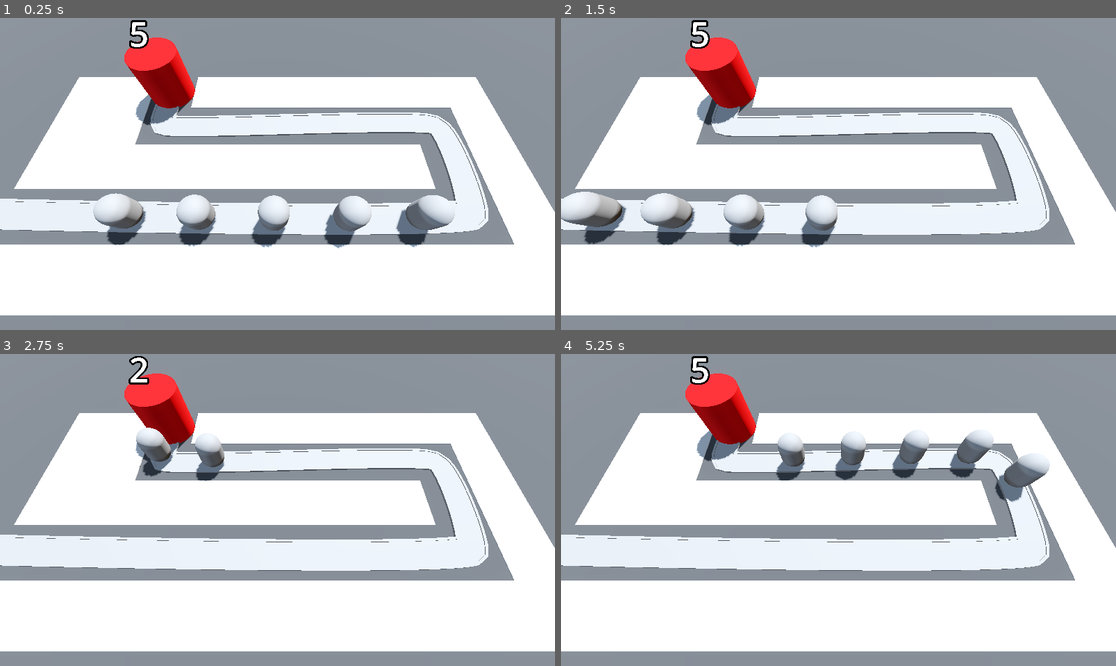
Above: before the commit, frames 1-4 (two rows, left to right).
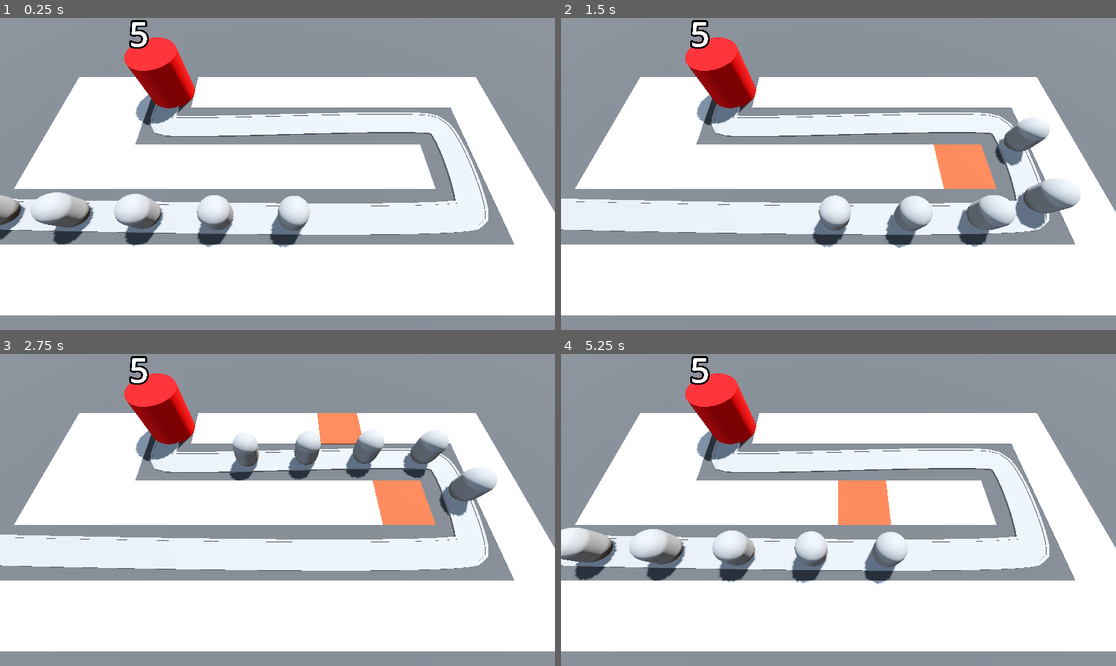
Above: after the commit, the same moments.

Repository: MireiaGonzalez/3d-tower-defence
Game: Godot game, scene res://BaseLevel.tscn
Same seed, same stepped clock (60 frames per second), same inputs: the game is played once before the commit and once after it.
Inputs (mouse positions are in pixels of both pictures, inside the frame that each line leads up to):
- Up to frame 1 (0.25 s): no input
- Up to frame 2 (1.5 s): move the mouse to (960, 158) at 0.52 s; press the mouse at (960, 158) at 0.53 s; move the mouse to (727, 189) at 1.27 s; release the mouse at (727, 189) at 1.28 s; click (727, 189) at 1.35 s
- Up to frame 3 (2.75 s): move the mouse to (333, 441) at 2.02 s; press the mouse at (333, 441) at 2.03 s
- Up to frame 4 (5.25 s): move the mouse to (810, 572) at 2.77 s; release the mouse at (810, 572) at 2.78 s; click (810, 572) at 2.85 s; move the mouse to (1005, 556) at 3.52 s; press the mouse at (1005, 556) at 3.53 s; move the mouse to (672, 463) at 4.27 s; release the mouse at (672, 463) at 4.28 s; click (672, 463) at 4.35 s; move the mouse to (866, 510) at 5.02 s; press the mouse at (866, 510) at 5.03 s

The runs differ from the first frame. In frame 1, 6.4% of the frame differs, in the area x 0-82%, y 55-74%; in frame 2, 8.3%; in frame 3, 6.5%; in frame 4, 8.3%, in the area x 0-89%, y 24-74%.

Commit message:
Added ray cast to detect mouse location, update gridmap cells on mouse click, change cursor to pointer if hovering an interactable cell

Diff:
--- a/BaseLevel.tscn
+++ b/BaseLevel.tscn
@@ -1,5 +1,6 @@
-[gd_scene load_steps=9 format=3 uid="uid://bu4do6gatvb0p"]
+[gd_scene load_steps=10 format=3 uid="uid://bu4do6gatvb0p"]
 
+[ext_resource type="PackedScene" uid="uid://cqljg717mr2em" path="res://RayPickerCamera/ray_picker_camera.tscn" id="1_knq2t"]
 [ext_resource type="MeshLibrary" uid="uid://cslkxmctddnv" path="res://MeshLibraries/SpaceLibrary.tres" id="1_lvb7b"]
 [ext_resource type="PackedScene" uid="uid://cqx0o5lovomkb" path="res://Enemy/enemy.tscn" id="2_5x8ra"]
 [ext_resource type="PackedScene" uid="uid://cxp15nah6flwq" path="res://Base/base.tscn" id="3_o2j4u"]
@@ -41,8 +42,9 @@
 size = Vector3(100, 2, 100)
 material = SubResource("StandardMaterial3D_lvb7b")
 
-[node name="Camera3D" type="Camera3D" parent="."]
+[node name="RayPickerCamera" parent="." node_paths=PackedStringArray("gridmap") instance=ExtResource("1_knq2t")]
 transform = Transform3D(1, 0, 0, 0, 0.422618, 0.906308, 0, -0.906308, 0.422618, 0, 14.5, 9.5)
+gridmap = NodePath("../GridMap")
 
 [node name="GridMap" type="GridMap" parent="."]
 mesh_library = ExtResource("1_lvb7b")
--- a/Enemy/enemy.tscn
+++ b/Enemy/enemy.tscn
@@ -9,7 +9,7 @@
 [node name="Enemy" type="PathFollow3D"]
 loop = false
 script = ExtResource("1_2pb1h")
-speed = 50.0
+speed = 15.0
 
 [node name="MeshInstance3D" type="MeshInstance3D" parent="."]
 transform = Transform3D(1, 0, 0, 0, 1, 0, 0, 0, 1, 0, 1.5, 0)
--- /dev/null
+++ b/RayPickerCamera/ray_picker_camera.gd
@@ -0,0 +1,23 @@
+extends Camera3D
+
+@export var gridmap: GridMap
+
+@onready var ray_cast_3d: RayCast3D = $RayCast3D
+
+# Called every frame. 'delta' is the elapsed time since the previous frame.
+func _process(delta: float) -> void:
+	var mouse_position: Vector2 = get_viewport().get_mouse_position()
+	ray_cast_3d.target_position = project_local_ray_normal(mouse_position) * 100
+	ray_cast_3d.force_raycast_update()
+
+	if ray_cast_3d.is_colliding():
+		Input.set_default_cursor_shape(Input.CURSOR_POINTING_HAND)
+		var collider = ray_cast_3d.get_collider()
+		if collider is GridMap:
+			if Input.is_action_pressed("click"):
+				var collision_point = ray_cast_3d.get_collision_point()
+				var cell = gridmap.local_to_map(collision_point)
+				if gridmap.get_cell_item(cell) == 0:
+					gridmap.set_cell_item(cell, 1)
+	else:
+		Input.set_default_cursor_shape(Input.CURSOR_ARROW)
--- /dev/null
+++ b/RayPickerCamera/ray_picker_camera.tscn
@@ -0,0 +1,10 @@
+[gd_scene load_steps=2 format=3 uid="uid://cqljg717mr2em"]
+
+[ext_resource type="Script" uid="uid://c4ir6v76jth3p" path="res://RayPickerCamera/ray_picker_camera.gd" id="1_4x8xm"]
+
+[node name="RayPickerCamera" type="Camera3D"]
+transform = Transform3D(1, 0, 0, 0, 0.422618, 0.906308, 0, -0.906308, 0.422618, 0, 0, 0)
+script = ExtResource("1_4x8xm")
+
+[node name="RayCast3D" type="RayCast3D" parent="."]
+target_position = Vector3(0, 0, -2)
--- a/project.godot
+++ b/project.godot
@@ -18,3 +18,11 @@
 [global_group]
 
 base=""
+
+[input]
+
+click={
+"deadzone": 0.2,
+"events": [Object(InputEventMouseButton,"resource_local_to_scene":false,"resource_name":"","device":-1,"window_id":0,"alt_pressed":false,"shift_pressed":false,"ctrl_pressed":false,"meta_pressed":false,"button_mask":1,"position":Vector2(295, 18),"global_position":Vector2(304, 66),"factor":1.0,"button_index":1,"canceled":false,"pressed":true,"double_click":false,"script":null)
+]
+}
Not shown, added: RayPickerCamera/ray_picker_camera.gd.uid
